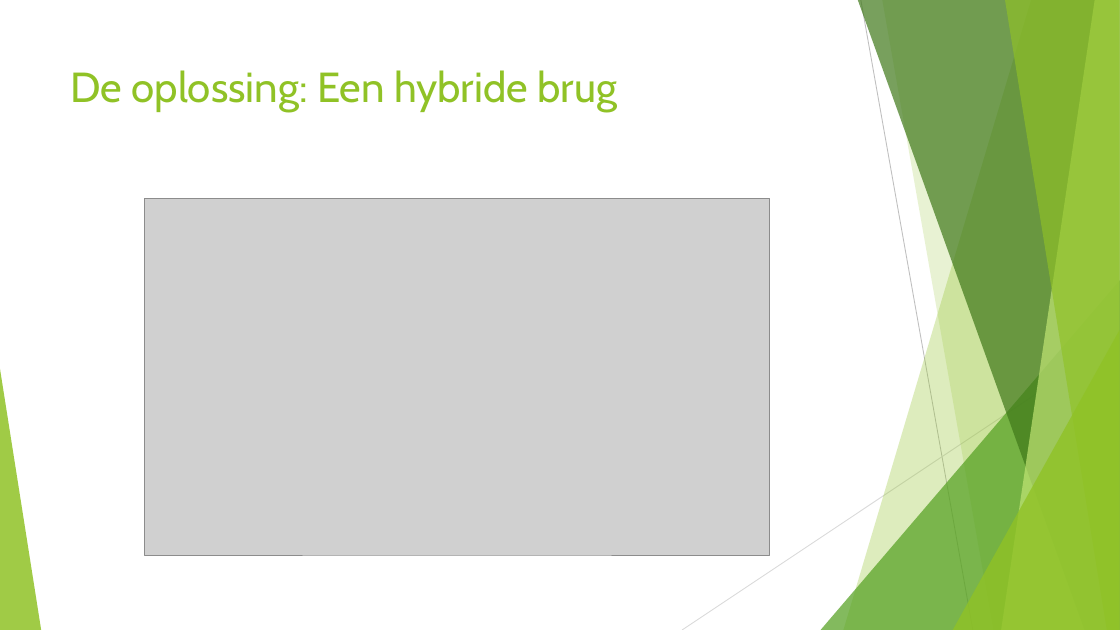
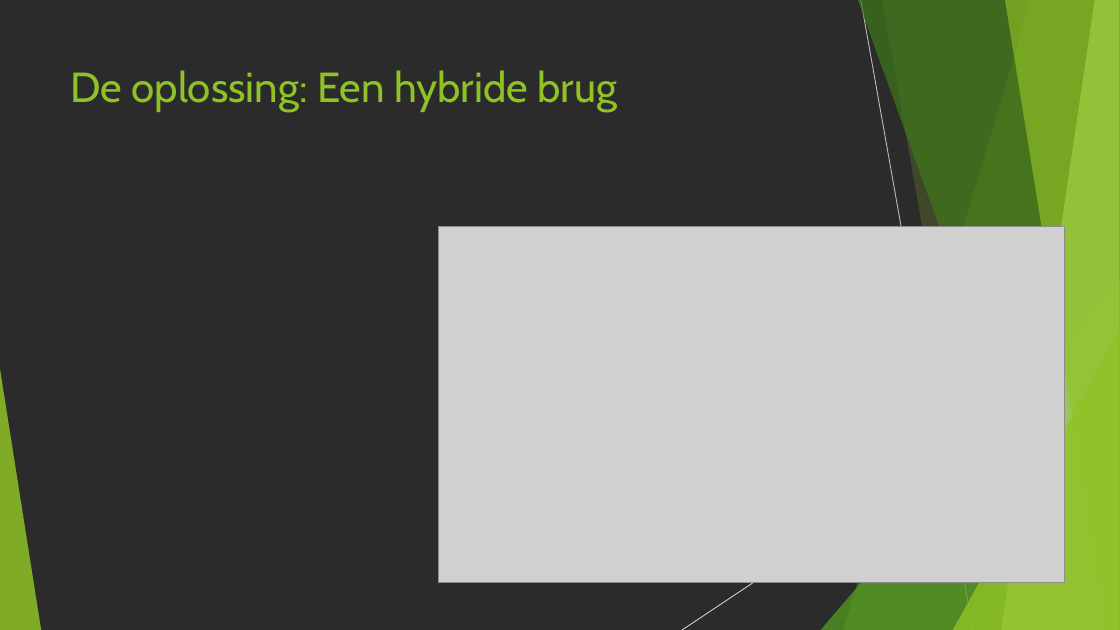
Before and after one commit to kodarakK/hogent-bachproef-caradocroetynck2526, a slide deck: slide 5 of Bachelorproef verdediging.pptx (slide 3 before the commit). Drawn at 1120x630 pixels with LibreOffice and Linux fonts; fonts in the diff are those of the drawing; grey boxes stand for pictures; background and template pictures are left out; a plain dark background stands for a picture behind light text. Boxes give left, top, right and bottom in pixels: in the first picture for what was removed or moved away, otherwise in the second. Text is boxed around its words. In the diff, an @@ line names an element or a change of style, - is before the commit and + after.

```diff
--- a/Bachelorproef verdediging.pptx
+++ b/Bachelorproef verdediging.pptx
@@ background #FFFFFF to picture (left out) @@
@@ picture moved from (x1=145, y1=198, x2=770, y2=555) to (x1=439, y1=226, x2=1065, y2=582) @@
```
Also in this commit, not shown: 2 other slides changed, 3 slides added, 1 slide removed.
